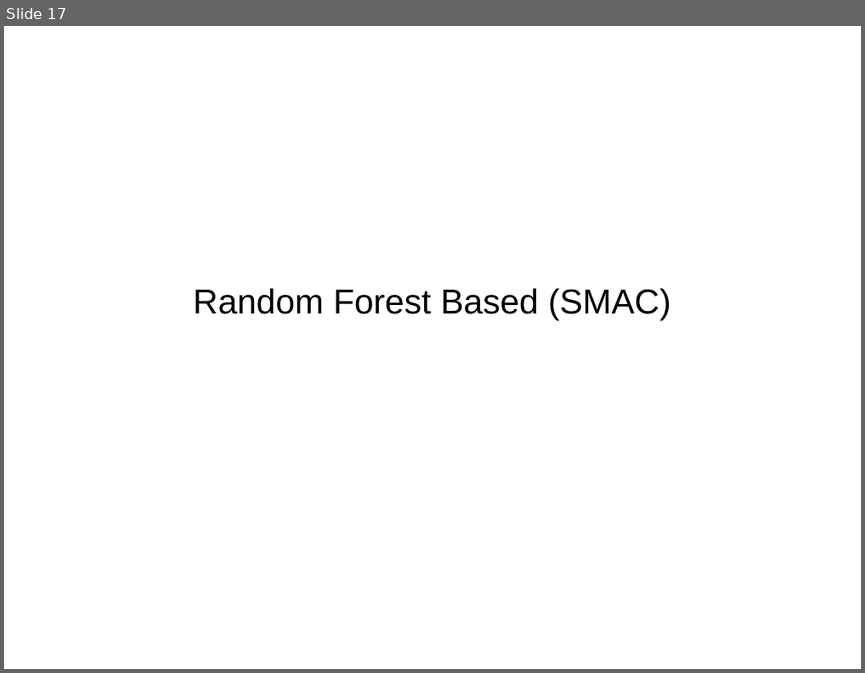
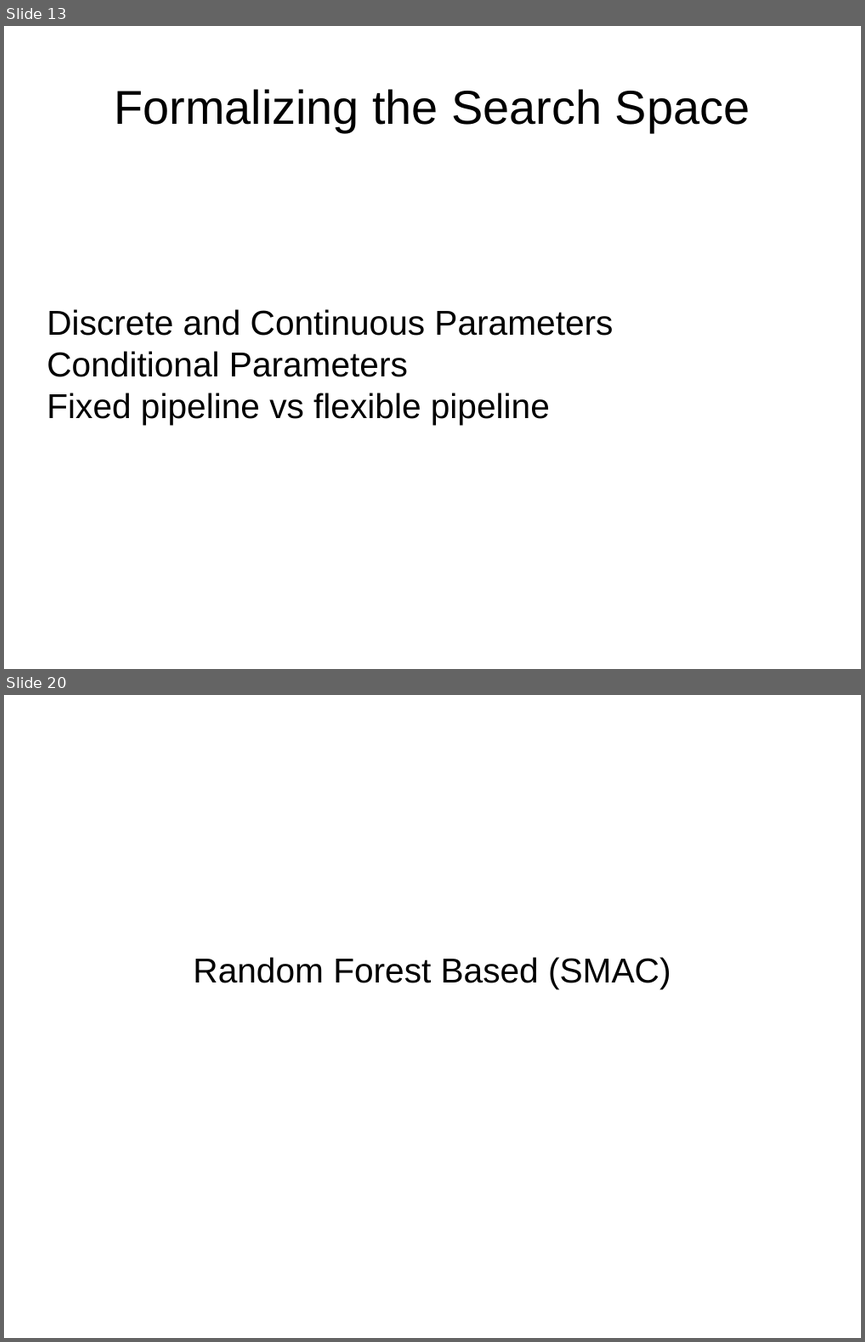
Before and after one commit to amueller/talks_odt, a slide deck: automating_machine_learning_scipy2016.odp. Shown one above the other, each under a label of ours: slide 17 before the commit, slides 13 and 20 after it; the slides between them are not shown. The pictures are 865x673 and 865x1342 pixels, drawn with LibreOffice and Linux fonts; fonts in the diff are those of the drawing. Boxes give left, top, right and bottom in pixels: in the first picture for what was removed or moved away, otherwise in the second. Text is boxed around its words. In the diff, an @@ line names an element or a change of style, - is before the commit and + after.

```diff
--- a/automating_machine_learning_scipy2016.odp
+++ b/automating_machine_learning_scipy2016.odp
@@ slide 13 added at <box>4,26,861,669</box>, background #FFFFFF @@
@@ title added at <box>114,89,749,132</box>, 44 pt, text #000000 @@
+Formalizing the Search Space
@@ subtitle added at <box>46,309,613,424</box>, 32 pt, text #000000 @@
+Discrete and Continuous Parameters
+Conditional Parameters
+Fixed pipeline vs flexible pipeline
@@ what was slide 17 is now slide 20 @@
```
Also in this commit, not shown: 6 slides changed, 2 other slides added.
